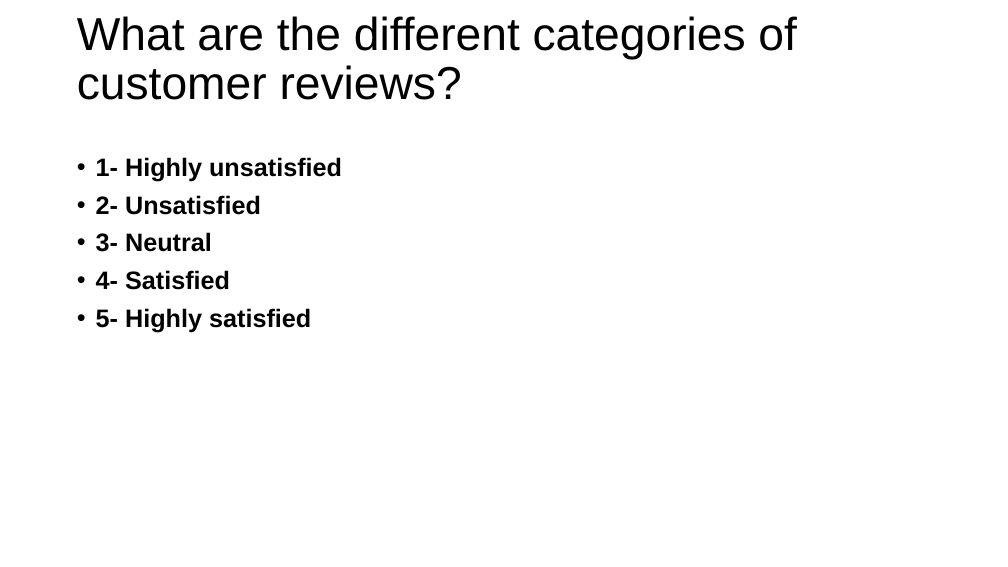
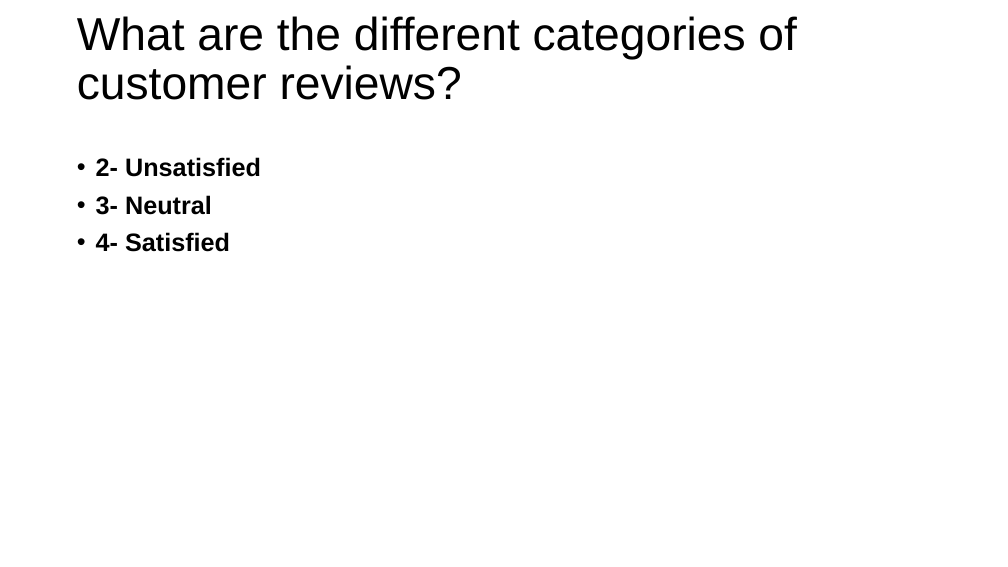
Before and after one commit to Sired1m/data_sprint_olist_G1, a slide deck: slide 3 of Olist Project updated.pptx (slide 2 before the commit). Drawn at 1008x567 pixels with LibreOffice and Linux fonts; fonts in the diff are those of the drawing. Boxes give left, top, right and bottom in pixels: in the first picture for what was removed or moved away, otherwise in the second. Text is boxed around its words. In the diff, an @@ line names an element or a change of style, - is before the commit and + after.

```diff
--- a/Olist Project updated.pptx
+++ b/Olist Project updated.pptx
@@ text at bbox=[96, 157, 342, 182]: paragraph removed @@
-• 1- Highly unsatisfied
@@ text at bbox=[96, 308, 311, 333]: paragraph removed @@
-• 5- Highly satisfied
```
Also in this commit, not shown: 1 other slide changed, 10 slides added, 1 other file.
